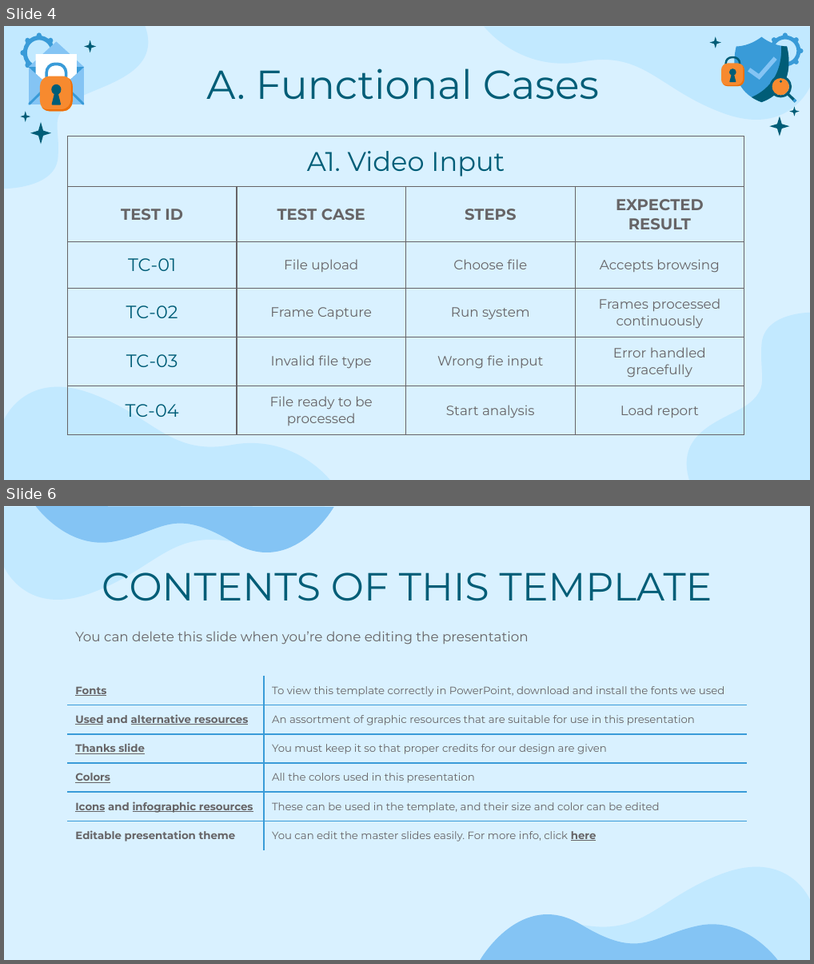
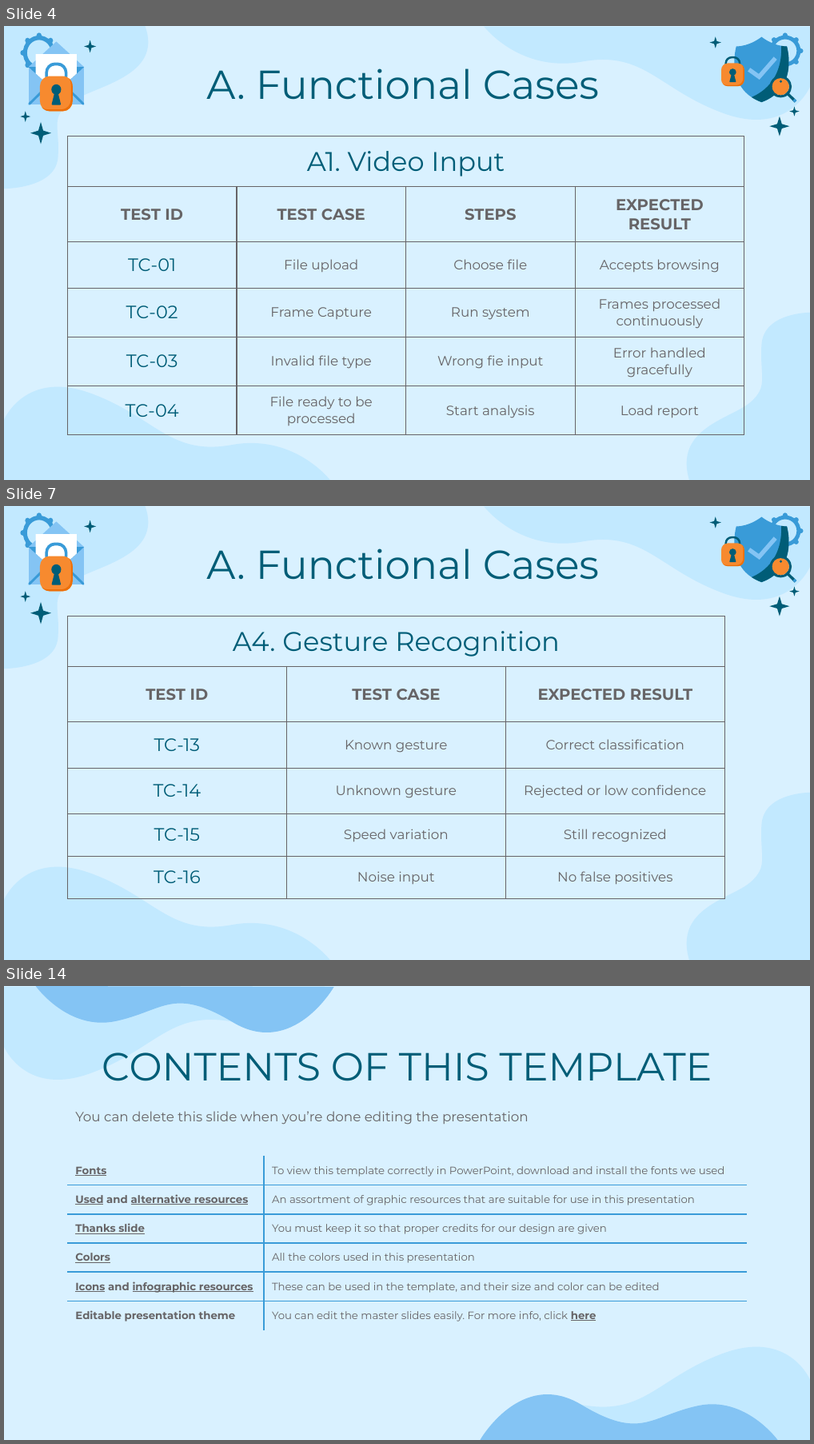
Before and after one commit to MiraPhilip12/Graduation_Project_ESLSCA, a slide deck: Milestone 5/Testing and Evaluation.pptx. Shown one above the other, each under a label of ours: slides 4 and 6 before the commit, slides 4, 7 and 14 after it; the slides between them are not shown. The pictures are 814x964 and 814x1444 pixels, drawn with LibreOffice and Linux fonts; fonts in the diff are those of the drawing. Boxes give left, top, right and bottom in pixels: in the first picture for what was removed or moved away, otherwise in the second. Text is boxed around its words. In the diff, an @@ line names an element or a change of style, - is before the commit and + after.

Commit message:
updating non functional test cases

```diff
--- a/Milestone 5/Testing and Evaluation.pptx
+++ b/Milestone 5/Testing and Evaluation.pptx
@@ slide 7 added at [4,506,810,960], background #D9F1FF; not listed: 4 template elements that a slide beside it also shows @@
@@ title added at [206,548,599,580], 36 pt, text #005D77 @@
+A. Functional Cases
@@ group added at [710,512,804,616]: 16 freeform shapes @@
@@ group added at [20,512,96,624]: 14 freeform shapes @@
@@ table added at [68,616,726,899], 6 rows, 3 columns @@
+A4. Gesture Recognition |  | 
+TEST ID | TEST CASE | EXPECTED RESULT
+TC-13 | Known gesture | Correct classification
+TC-14 | Unknown gesture | Rejected or low confidence
+TC-15 | Speed variation | Still recognized
+TC-16 | Noise input | No false positives
@@ what was slide 6 is now slide 14 @@
```
Also in this commit, not shown: 1 slide changed, 7 other slides added, 1 other file.
